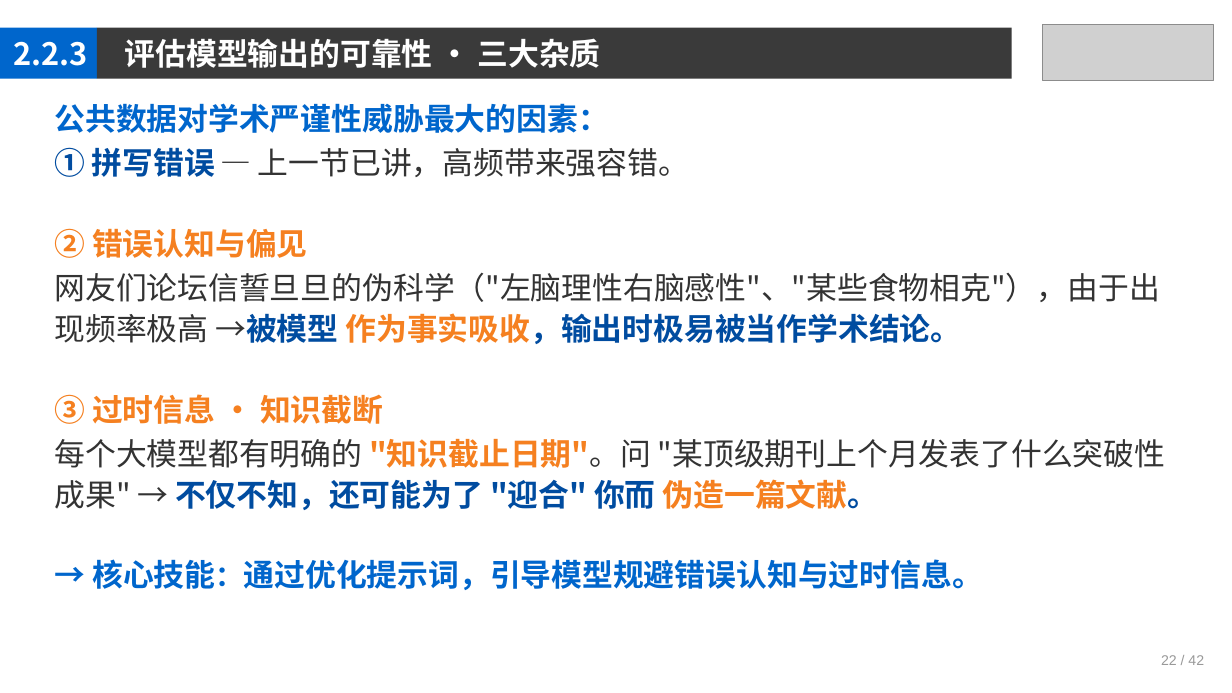
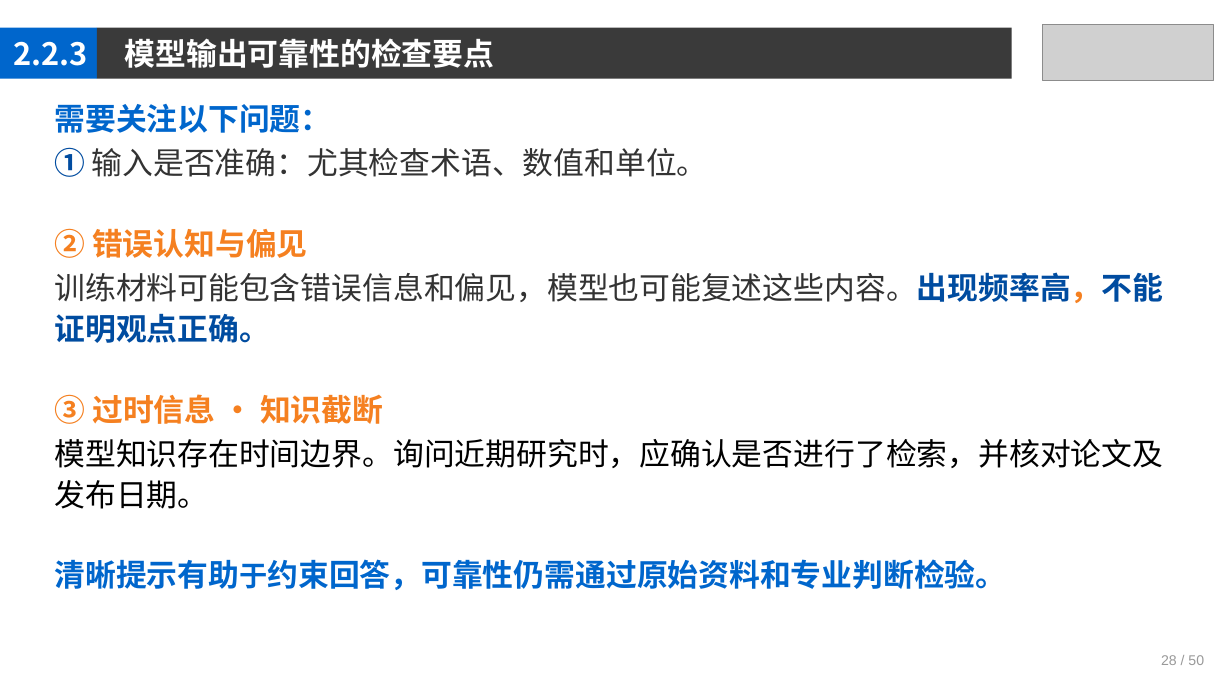
Before and after one commit to jpqiang/AIGC, a slide deck: slide 28 of 课件/第2章.pptx. Drawn at 1232x693 pixels with LibreOffice and Linux fonts; fonts in the diff are those of the drawing; grey boxes stand for pictures. Boxes give left, top, right and bottom in pixels: in the first picture for what was removed or moved away, otherwise in the second. Text is boxed around its words. In the diff, an @@ line names an element or a change of style, - is before the commit and + after.

```diff
--- a/课件/第2章.pptx
+++ b/课件/第2章.pptx
@@ text at bbox=[125, 38, 495, 68]: text changed @@
-评估模型输出的可靠性 · 三大杂质
+模型输出可靠性的检查要点
@@ text at bbox=[54, 104, 708, 177]: text changed; text colour #0066CC to #333333; bold off @@
-公共数据对学术严谨性威胁最大的因素：
-① 拼写错误 — 上一节已讲，高频带来强容错。
+需要关注以下问题：
+① 输入是否准确：尤其检查术语、数值和单位。
@@ text at bbox=[54, 272, 1163, 343]: text changed @@
-网友们论坛信誓旦旦的伪科学（"左脑理性右脑感性"、"某些食物相克"），由于出现频率极高 →被模型 作为事实吸收，输出时极易被当作学术结论。
+训练材料可能包含错误信息和偏见，模型也可能复述这些内容。出现频率高，不能证明观点正确。
@@ text at bbox=[54, 439, 1163, 590]: text changed; text colour #333333 to #000000; bold off @@
-每个大模型都有明确的 "知识截止日期"。问 "某顶级期刊上个月发表了什么突破性成果" → 不仅不知，还可能为了 "迎合" 你而 伪造一篇文献。
-→ 核心技能：通过优化提示词，引导模型规避错误认知与过时信息。
+模型知识存在时间边界。询问近期研究时，应确认是否进行了检索，并核对论文及发布日期。
+清晰提示有助于约束回答，可靠性仍需通过原始资料和专业判断检验。
@@ text at bbox=[1161, 655, 1204, 665]: text changed @@
-22 / 42
+28 / 50
```
Also in this commit, not shown: 47 other slides changed.
